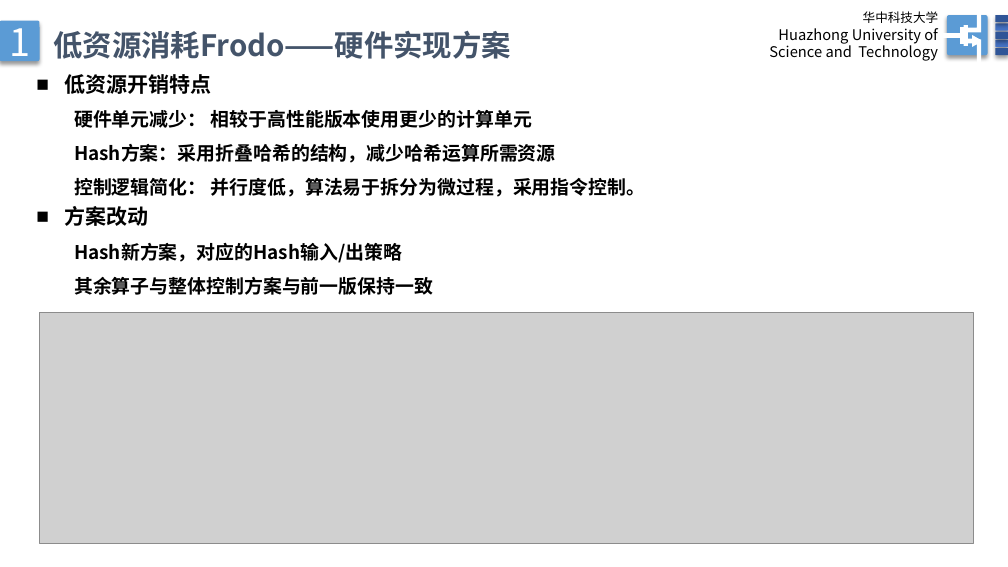
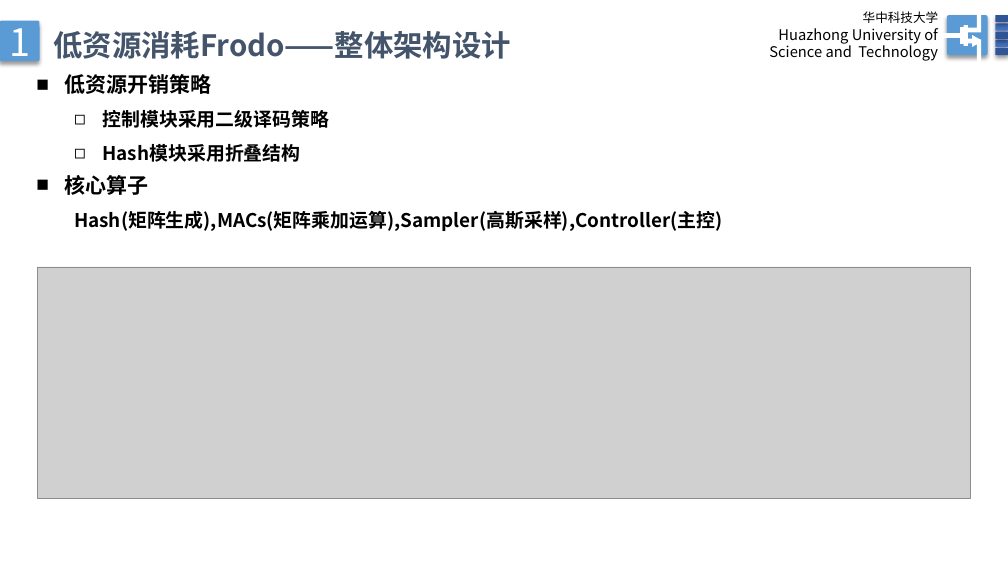
Before and after one commit to Low-Runahead-Frodo/Frodo, a slide deck: slide 2 of doc/5月汇报.pptx. Drawn at 1008x567 pixels with LibreOffice and Linux fonts; fonts in the diff are those of the drawing; grey boxes stand for pictures. Boxes give left, top, right and bottom in pixels: in the first picture for what was removed or moved away, otherwise in the second. Text is boxed around its words. In the diff, an @@ line names an element or a change of style, - is before the commit and + after.

```diff
--- a/doc/5月汇报.pptx
+++ b/doc/5月汇报.pptx
@@ text at <box>53,31,511,59</box>: text changed @@
-低资源消耗Frodo——硬件实现方案
+低资源消耗Frodo——整体架构设计
@@ text at <box>65,74,329,162</box>: text changed @@
-■ 低资源开销特点
-  硬件单元减少： 相较于高性能版本使用更少的计算单元
-  Hash方案：采用折叠哈希的结构，减少哈希运算所需资源
-  控制逻辑简化： 并行度低，算法易于拆分为微过程，采用指令控制。
+■ 低资源开销策略
+  ◻ 控制模块采用二级译码策略
+  ◻ Hash模块采用折叠结构
@@ text added at <box>65,175,722,231</box>, 18 pt, text #000000, bold @@
+■ 核心算子
+  Hash(矩阵生成),MACs(矩阵乘加运算),Sampler(高斯采样),Controller(主控)
@@ text removed at <box>65,206,433,295</box> @@
-■ 方案改动
-Hash新方案，对应的Hash输入/出策略
-其余算子与整体控制方案与前一版保持一致
@@ picture: place and size @@
-picture at <box>39,312,973,544</box>
+picture at <box>37,267,971,498</box>
```
Also in this commit, not shown: 1 other slide changed, 2 slides added, 6 slides removed, 46 other files.
